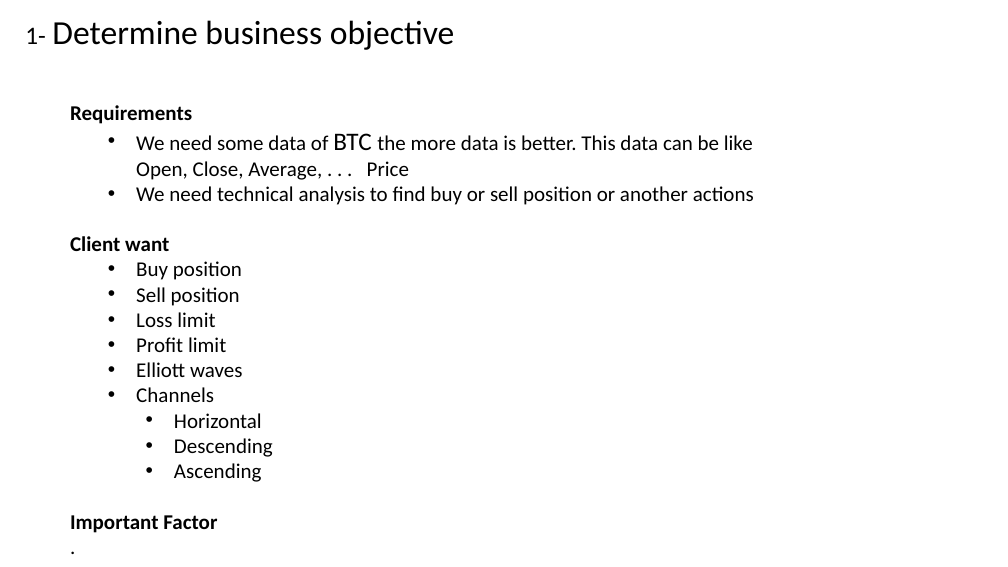
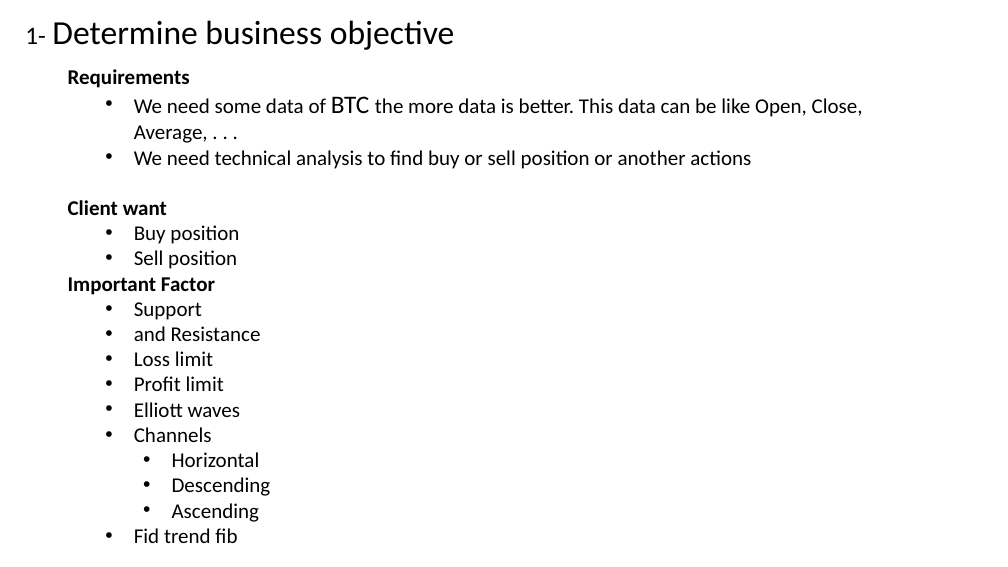
Before and after one commit to mahdi-ebrahimi-per/Data-Science, a slide deck: slide 3 of 1- business understanding/slide.pptx. Drawn at 1008x567 pixels with LibreOffice and Linux fonts; fonts in the diff are those of the drawing. Boxes give left, top, right and bottom in pixels: in the first picture for what was removed or moved away, otherwise in the second. Text is boxed around its words. In the diff, an @@ line names an element or a change of style, - is before the commit and + after.

```diff
--- a/1- business understanding/slide.pptx
+++ b/1- business understanding/slide.pptx
@@ text "Requirements": place and size @@
-text "Requirements" at box(70, 105, 754, 533)
+text "Requirements" at box(68, 69, 863, 543)
@@ text at box(134, 96, 863, 143): text changed @@
-  • We need some data of BTC the more data is better. This data can be like Open, Close, Average, . . . Price
+  • We need some data of BTC the more data is better. This data can be like Open, Close, Average, . . .
@@ text at box(68, 277, 261, 341): paragraphs added @@
+Important Factor
+  • Support
+  • and Resistance
@@ text at box(134, 528, 237, 543): text changed; bold off @@
-Important Factor
-.
+  • Fid trend fib
```
Also in this commit, not shown: 2 other slides changed.
